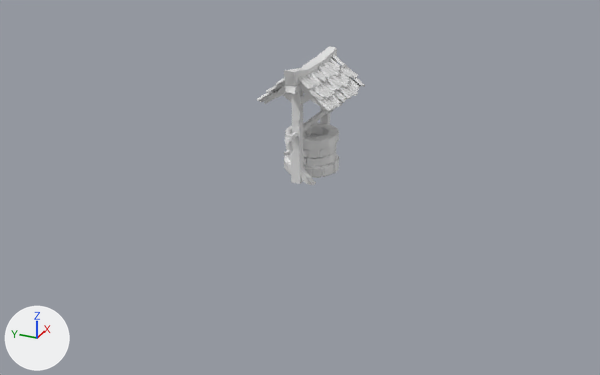
Two versions of the Blender file Blender/LowPolyWellTutorial.blend, one commit apart.
Before and after are seen from a 50 mm lens placed at (-24.68, -9.94, 11.59), pointed at (-1.26, 0.6, -0.12). The lights are fixed; the arrows at lower left show +X, +Y and +Z. The picture after the commit comes second.
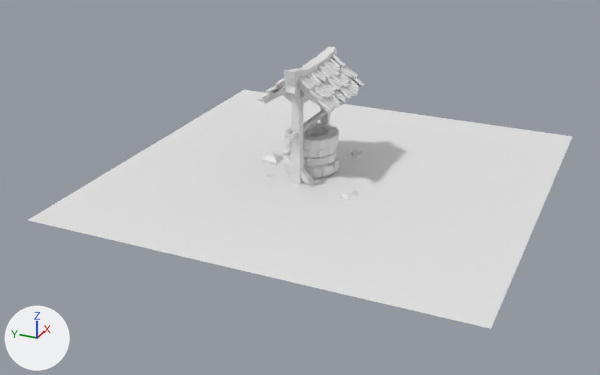
Location of each change, [x1, y1, x2, y2] in pixels of the pictures (600 x 375 px):
'Plane', added
    after: [28, 90, 573, 329]
'Icosphere.008', added
    after: [262, 152, 284, 164]
'Icosphere', added
    after: [340, 192, 351, 200]

The change, as a list of edits to the scene's bpy script:
```text
Add me_icosphere_009:
    me_icosphere_009.from_pydata(...)  # 15 vertices, 17 faces; spans x -1.27..0.78, y -1.02..1.03, z -0.87..0.93
Add me_icosphere:
    me_icosphere.from_pydata(...)  # 11 vertices, 18 faces; spans x -1.03..0.78, y -0.93..1.01, z -0.69..0.65
Add me_plane:
    me_plane.from_pydata([(-1.0, -1.0, 0.0), (1.0, -1.0, 0.0), (-1.0, 1.0, 0.0), (1.0, 1.0, 0.0)], [], [(0, 1, 3, 2)])
Add ob_icosphere_008:
    ob_icosphere_008 = bpy.data.objects.new('Icosphere.008', me_icosphere_009)
    ob_icosphere_008.location = (0.27, 2.38, 0.0)
    ob_icosphere_008.rotation_euler = (0.798, -2.588, -2.436)  # degrees (46, -148, -140)
    ob_icosphere_008.scale = (0.286, 0.368, 0.331)
Add ob_icosphere:
    ob_icosphere = bpy.data.objects.new('Icosphere', me_icosphere)
    ob_icosphere.location = (-1.55, -1.2, 0.0)
    ob_icosphere.scale = (0.236, 0.236, 0.236)
Add ob_plane:
    ob_plane = bpy.data.objects.new('Plane', me_plane)
    ob_plane.location = (0.0, 0.0, 0.0)
    ob_plane.scale = (7.18, 7.18, 7.18)
```
